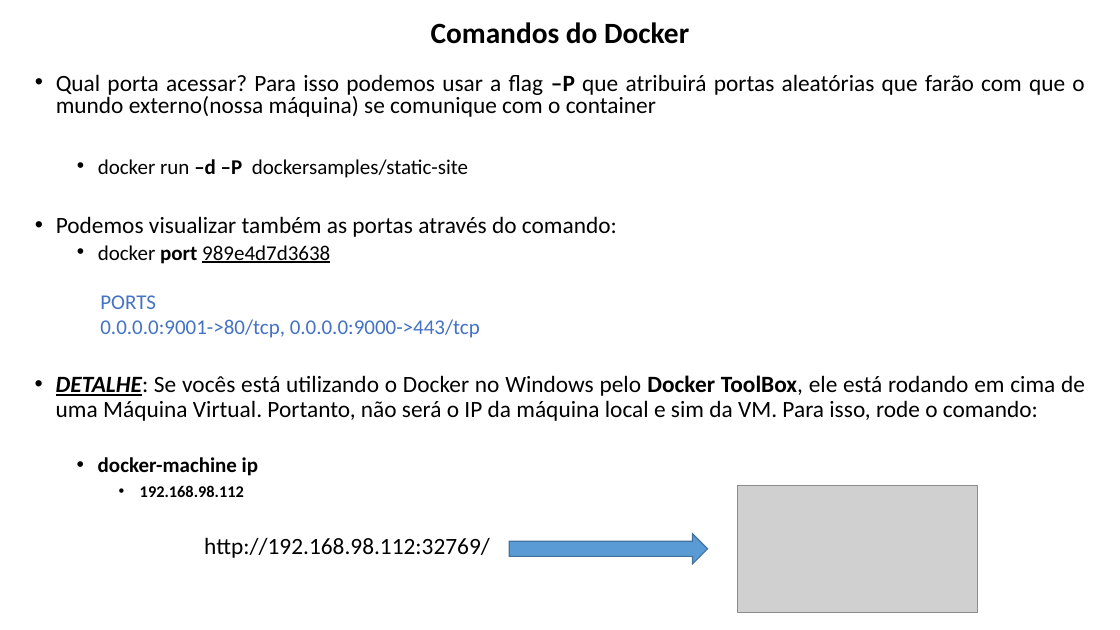
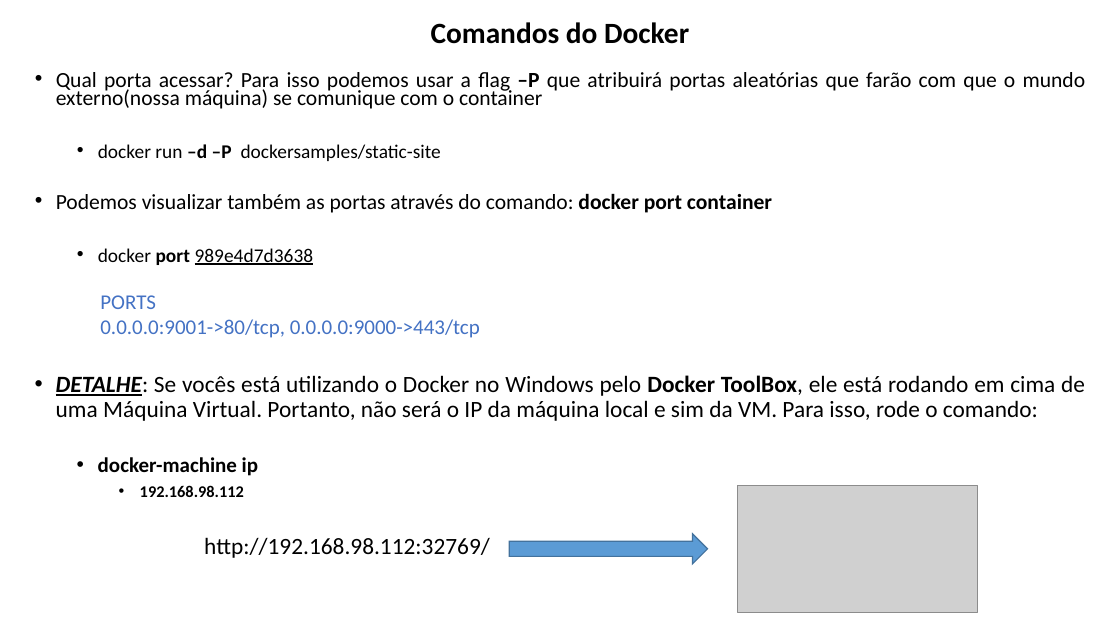
Before and after one commit to lacsousa/learning-docker, a slide deck: slide 13 of docs/docker-resumo.pptx. Drawn at 1120x630 pixels with LibreOffice and Linux fonts; fonts in the diff are those of the drawing; grey boxes stand for pictures. Boxes give left, top, right and bottom in pixels: in the first picture for what was removed or moved away, otherwise in the second. Text is boxed around its words. In the diff, an @@ line names an element or a change of style, - is before the commit and + after.

```diff
--- a/docs/docker-resumo.pptx
+++ b/docs/docker-resumo.pptx
@@ text at [56,72,1086,265]: size 20 to 18.5 pt in "Qual porta acessar? Para isso podemos usar ..."; size 18 to 16.6 pt in "docker run –d –P dockersamples/static-site", "docker port 989e4d7d3638"; line spacing 0.8 to 0.7 @@
@@ text at [56,194,772,213]: text changed; size 20 to 18.5 pt @@
-• Podemos visualizar também as portas através do comando:
+• Podemos visualizar também as portas através do comando: docker port container
```
Also in this commit, not shown: 4 other slides changed, 1 slide added.
